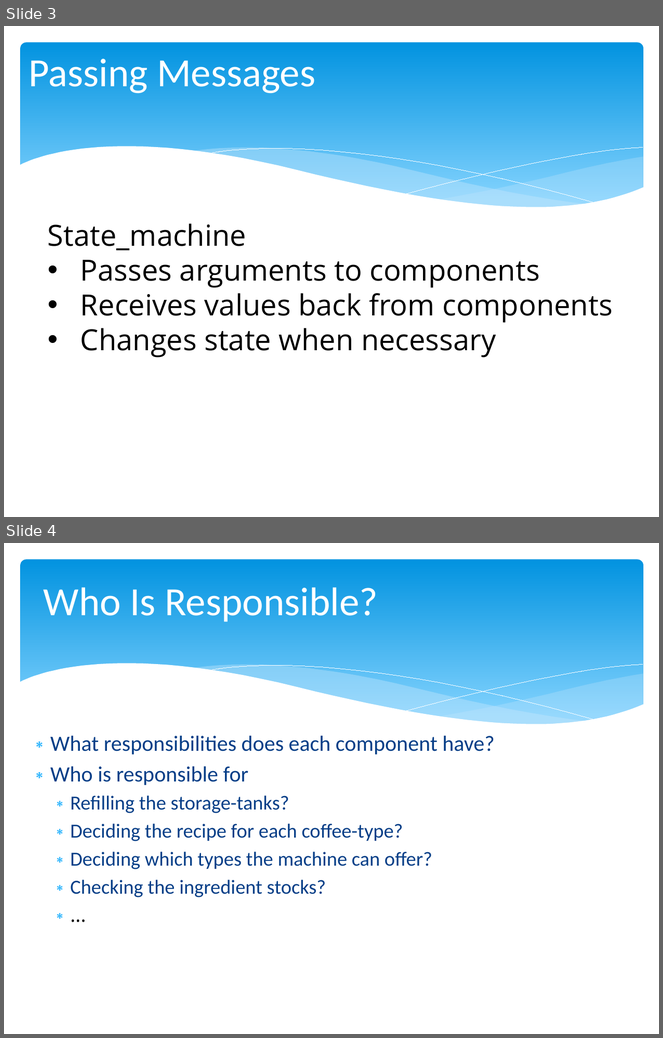
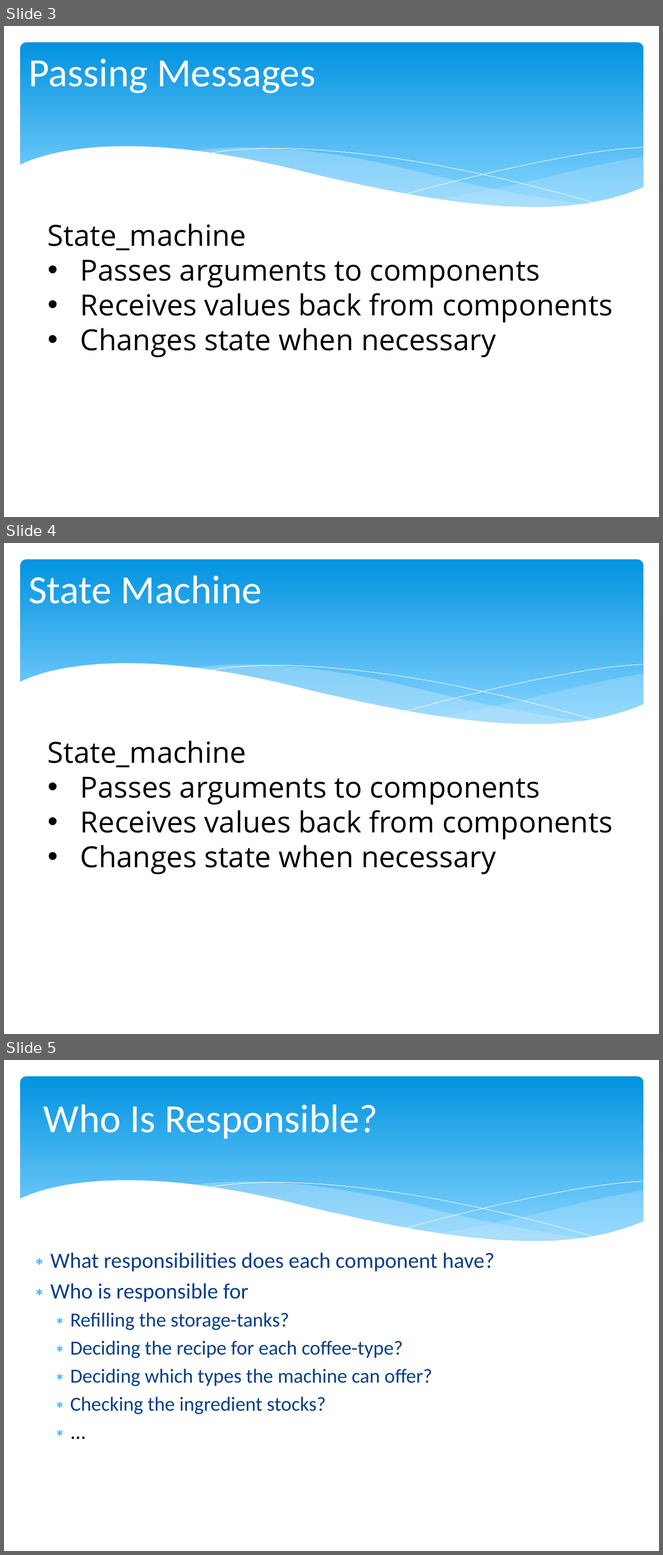
Before and after one commit to chris-turps/QA_Python3, a slide deck: DG_05 Responsibilities.pptx. Shown one above the other, each under a label of ours: slides 3 and 4 before the commit, slides 3, 4 and 5 after it. The pictures are 663x1038 and 663x1555 pixels, drawn with LibreOffice and Linux fonts; fonts in the diff are those of the drawing. Boxes give left, top, right and bottom in pixels: in the first picture for what was removed or moved away, otherwise in the second. Text is boxed around its words. In the diff, an @@ line names an element or a change of style, - is before the commit and + after.

Commit message:
dg05

```diff
--- a/DG_05 Responsibilities.pptx
+++ b/DG_05 Responsibilities.pptx
@@ slide 4 added at [4,543,659,1034], background #FFFFFF; not listed: 6 template elements that a slide beside it also shows @@
@@ title added at [28,575,262,604], 44 pt, text #FFFFFF @@
+State Machine
@@ text added at [48,741,612,875], 32 pt, text #000000 @@
+State_machine
+• Passes arguments to components
+• Receives values back from components
+• Changes state when necessary
@@ what was slide 4 is now slide 5 @@
```
